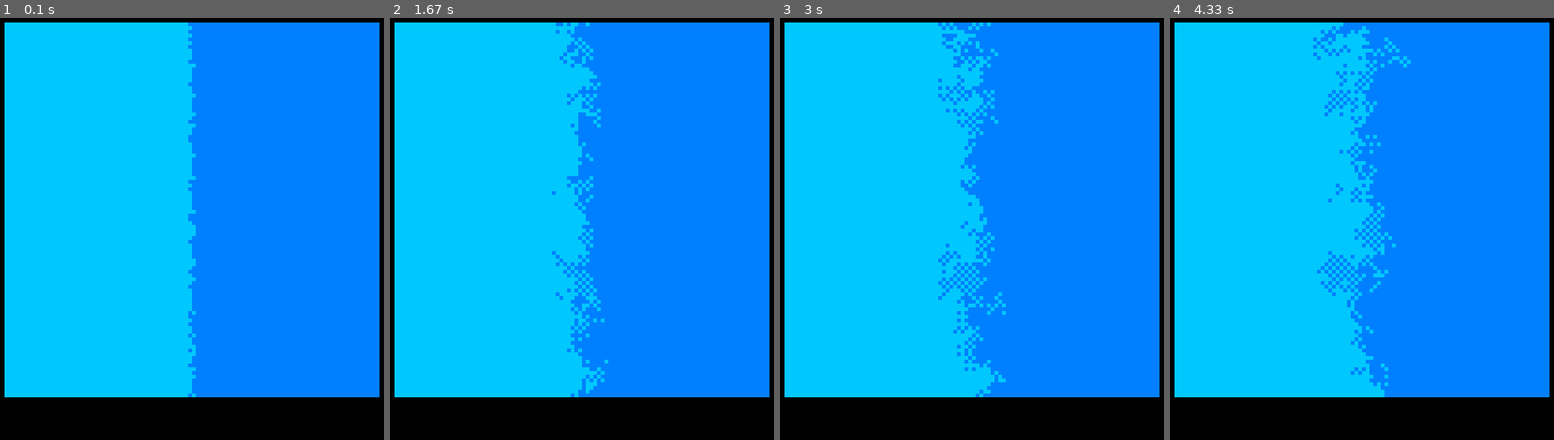
Above: before the commit, frames 1-4 (left to right).
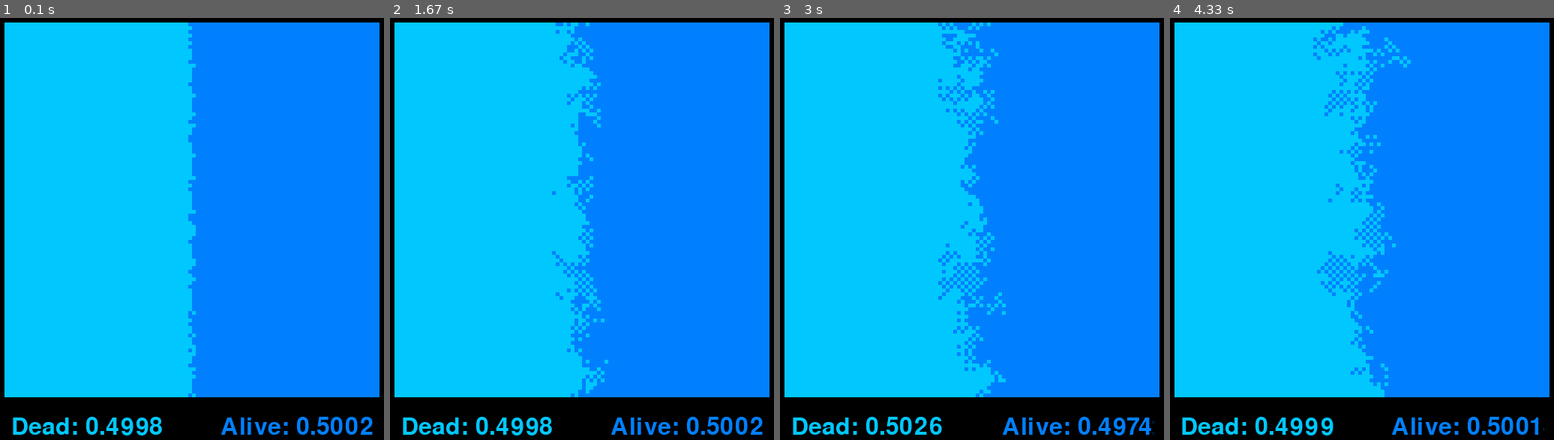
Above: after the commit, the same moments.

Repository: PratikshaJain37/Pixels-Fighting-pygame
Game: pygame game, started from main.py
Two runs of this game, one before a commit and one after it. Both use one fixed random seed, a clock stepped at 60 frames per second and the inputs below.
Inputs:
- Up to frame 1 (0.1 s): no input
- Up to frame 2 (1.67 s): no input
- Up to frame 3 (3 s): no input
- Up to frame 4 (4.33 s): no input

The runs differ from the first frame. In frame 1, 1.6% of the frame differs, in the area x 3-98%, y 94-99%; in frame 2, 1.6%; in frame 3, 1.5%; in frame 4, 1.5%.

Commit message:
v1.5: Added updating ratio of dead and alive. Partially solved #1

Diff:
--- a/helpers.py
+++ b/helpers.py
@@ -1,4 +1,5 @@
 # Helpers.py - Pixels Fighting #
+# Author: Pratiksha Jain #
 
 # ---------------------#
 
@@ -51,4 +52,7 @@
     else:
         return 1, around_alive/around_total
 
+def IsAliveWinning(current_status_array, INT_SQ):
+    alive = np.count_nonzero(current_status_array == 1)
+    return alive/INT_SQ
 # ---------------------#
--- a/main.py
+++ b/main.py
@@ -13,6 +13,13 @@
 
 # ---------------------#
 
+# Initialize number of rows/columns
+INT = 100
+INT_SQ = INT*INT
+
+# Initialize size of arrays
+SIZE = 5
+
 # Initialize Pygame
 pygame.init()
 
@@ -24,13 +31,6 @@
 # Defining Colors
 COLOR_ALIVE = (0,128,255)
 COLOR_DEAD = (0,200,255)
-
-# Initialize number of rows/columns
-INT = 100
-INT_SQ = INT*INT
-
-# Initialize size of arrays
-SIZE = 5
 
 # Initialize Status Array - Making an array with half dead and half alive
 zero = np.zeros((INT,INT//2), dtype=int)
@@ -81,6 +81,29 @@
 
 # ---------------------#
 
+# For Ratio Text to be displayed and updated continuously
+
+# Defining font style and size
+font = pygame.font.Font('freesansbold.ttf', 32)
+
+def UpdateRatioText():
+
+    # For the alive ones
+    text_alive = font.render('Alive: {:.4f}'.format(IsAliveWinning(current_status_array, INT_SQ)), True, COLOR_ALIVE, (0,0,0))
+    textRectAlive = text_alive.get_rect()
+    textRectAlive.center = (420, 570)
+
+    # For the dead ones
+    text_dead = font.render('Dead: {:.4f}'.format(1-IsAliveWinning(current_status_array, INT_SQ)), True, COLOR_DEAD, (0,0,0))
+    textRectDead = text_dead.get_rect()
+    textRectDead.center = (140, 570)
+
+    # Updating the font on the rect
+    screen.blit(text_alive, textRectAlive)
+    screen.blit(text_dead, textRectDead)
+
+# ---------------------#
+
 # Main python loop
 
 while running:
@@ -95,6 +118,8 @@
     for box in boxes:
         box.update()
 
+    # Update Ratio text
+    UpdateRatioText()
 
     # Refresh screen
     pygame.display.update()
